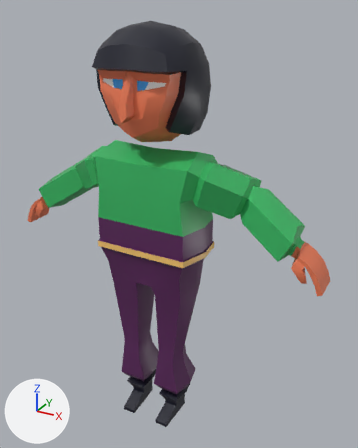
A saved change to the Blender file rar-workfiles/entities/player/player.blend.
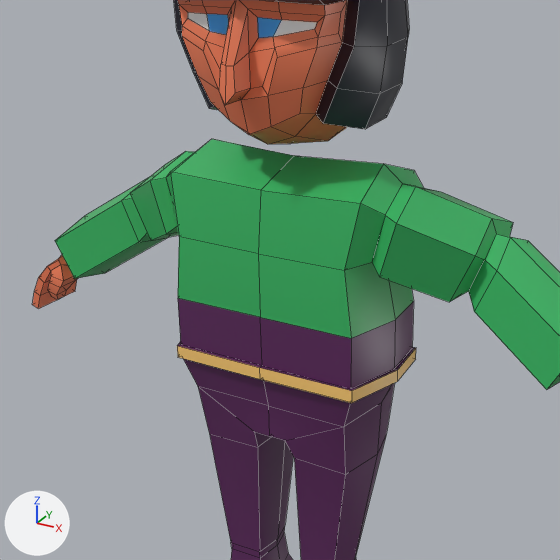
There are two pictures of each version: one whole from a camera (50 mm lens) standing at (1.113, -1.794, 1.963) and looking at (0.079, 0.085, 1.023), one close up on the part from 3% to 79% of the width and 16% to 77% of the height. Arrows for +X, +Y and +Z are at lower left; the lights stay in place. The close-ups show mesh edges as thin lines.
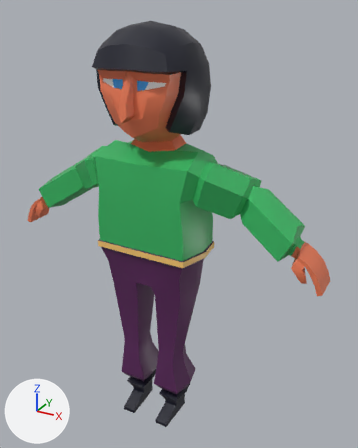
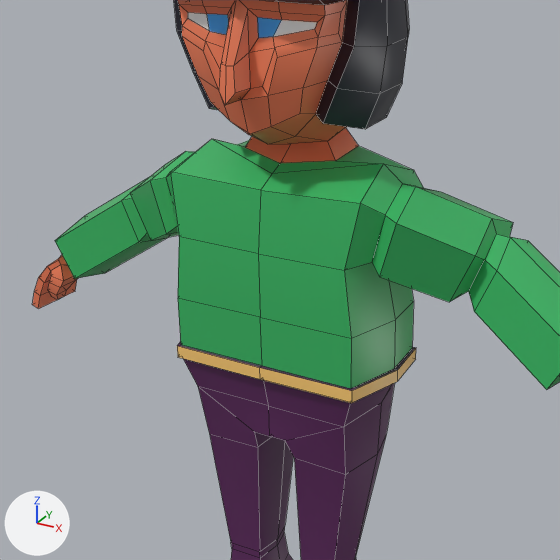
Edits to the bpy script that builds the scene:
```text
Change me_cube:
    used by ob_cube; location = (0.0, 0.0, 0.0)
    remove me_cube.from_pydata(...)  # 319 vertices, 306 faces, 1 loose edge; spans x -0.79..0.0, y -0.23..0.24, z -0.02..1.91
    add me_cube.from_pydata(...)  # 323 vertices, 311 faces, 1 loose edge; spans x -0.79..0.0, y -0.23..0.24, z -0.02..1.91
    me_cube part 1
    1 vertex is removed from x 0.0, y 0.01, z 1.4
    5 faces are deleted
    5 vertices are added at (-0.11, -0.01, 1.4), (0.0, -0.07, 1.38), (0.0, 0.1, 1.39), (0.0, -0.04, 1.39), (-0.12, 0.09, 1.42)
    10 new faces join them
    me_cube part 2: 4 kept faces spanning x -0.26..0.0, y -0.14..0.1, z 0.96..1.08 get new texture (UV) coordinates
```

What differs and where, as boxes [x1, y1, x2, y2] in the close-ups (560 x 560 px):
part 1 of me_cube, built on: before [171, 139, 383, 203]; after [171, 129, 412, 203]
part 2 of me_cube, surface changed (purple to green): [178, 298, 414, 389] in both
